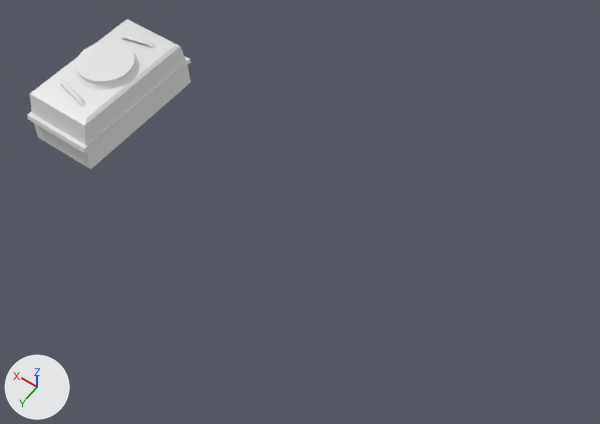
An edit to the FBX model Assets/3DAssets/RooftopVent1.fbx, drawn before and after from the same camera.
The view is the same before and after, from a 50 mm camera at (-26.6, 20.3, 31.9) aimed at (-12.5, 0.5, 0.8). Every picture has the same lights, and +X, +Y and +Z are marked at lower left. The older version comes first. Where no turn or scale is listed for an object, it has been applied to the vertices.

Names of what the first picture shows: 'RooftopVent'.
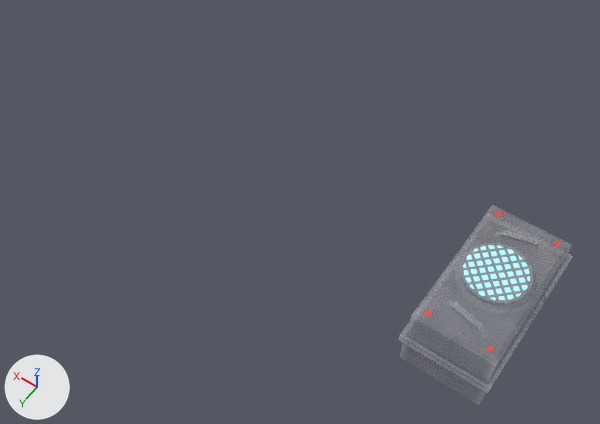
Where the change shows, as pixel boxes (x1, y1, x2, y2) in the pictures (600 x 424 px; the box of a moved part takes in the faces that stretch with it):
'RooftopVent', reshaped, moved (7% wider, 33% taller)
    before: (27, 19, 191, 169)
    after: (398, 205, 573, 405)
part 1 of me_rooftopvent, cut back
    before: (60, 35, 156, 106)
    after: (445, 230, 543, 336)
part 2 of me_rooftopvent, moved or reshaped
    before: (27, 57, 191, 153)
    after: (398, 213, 573, 393)
part 3 of me_rooftopvent, recoloured
    before: (27, 19, 191, 169)
    after: (398, 205, 573, 405)

The change, as a list of edits to the scene's bpy script:
```text
Add img_backgroundassetsatlas_png:
    img_backgroundassetsatlas_png = load_image('BackgroundAssetsAtlas.png', '../Textures/BackgroundAssetsAtlas.png', 1024, 1024, 'Non-Color')
Add img_backgroundassetsemissionatlas_png:
    img_backgroundassetsemissionatlas_png = load_image('BackgroundAssetsEmissionAtlas.png', '../Textures/BackgroundAssetsEmissionAtlas.png', 1024, 1024, 'sRGB')
Add mat_material_002:
    mat_material_002 = bpy.data.materials.new('Material.002')
    # uses the picture img_backgroundassetsatlas_png
    # uses the picture img_backgroundassetsemissionatlas_png
Change me_rooftopvent:
    used by ob_rooftopvent; location = (0.0, 0.0, 0.0)
    verts and faces of me_rooftopvent; kept vertices keep their numbers, new ones are numbered from 221
    before: 53 (-2.0, -4.0, 1.7) at pixel (190, 58), 54 (-2.0, -4.07, 1.43) at pixel (191, 61), 55 (-2.0, 4.0, 1.7) at pixel (84, 148), 56 (-2.0, 4.07, 1.43) at pixel (84, 153), 57 (2.0, 4.0, 1.7) at pixel (27, 114)
    before: 58 (2.0, 4.07, 1.43) at pixel (27, 119), 59 (2.0, -4.07, 1.43), 60 (2.0, -4.0, 1.7)
    remove me_rooftopvent.from_pydata(...)  # 221 vertices, 185 faces; spans x -2.0..2.0, y -4.07..4.07, z 0.0..3.39
    add me_rooftopvent.from_pydata(...)  # 109 vertices, 89 faces; spans x -2.08..2.08, y -3.99..3.99, z 0.0..3.39
    me_rooftopvent part 1
    127 vertices are removed from x -1.15..1.27, y -2.78..2.78, z 2.55..3.23
    118 faces are deleted
    16 vertices in x -1.67..1.67, y -1.67..1.67, z 2.98 move by (0.0, 0.0, -0.03)
    13 vertices move from x -1.73..1.73, y -3.21..3.21, z 2.57..3.22 to x -1.73..1.73, y -3.38..3.38, z 2.78..3.19
    15 vertices are added at x -1.0..1.12, y 1.99..2.74, z 2.78..3.18
    22 new faces join them
    me_rooftopvent part 2
    add verts[53] = (-2.08, -3.93, 1.7)  # moved, pixel (572, 256)
    add verts[54] = (-2.07, -3.99, 1.43)  # moved, pixel (571, 258)
    add verts[55] = (-2.08, 3.93, 1.7)  # moved, pixel (489, 388)
    add verts[56] = (-2.07, 3.99, 1.43)  # moved, pixel (487, 392)
    add verts[57] = (2.08, 3.93, 1.7)  # moved, pixel (399, 335)
    add verts[58] = (2.07, 3.99, 1.43)  # moved, pixel (398, 339)
    add verts[59] = (2.07, -3.99, 1.43)  # moved, pixel (488, 215)
    add verts[60] = (2.08, -3.93, 1.7)  # moved, pixel (488, 213)
    me_rooftopvent part 3: 67 faces spanning x -2.08..2.08, y -3.99..3.99, z 0.0..3.39 switch from no material to mat_material_002
Change ob_rooftopvent:
    ob_rooftopvent.location: (0.0, 0.0, 0.0) -> (-22.05, 0.0, 0.0)
```
